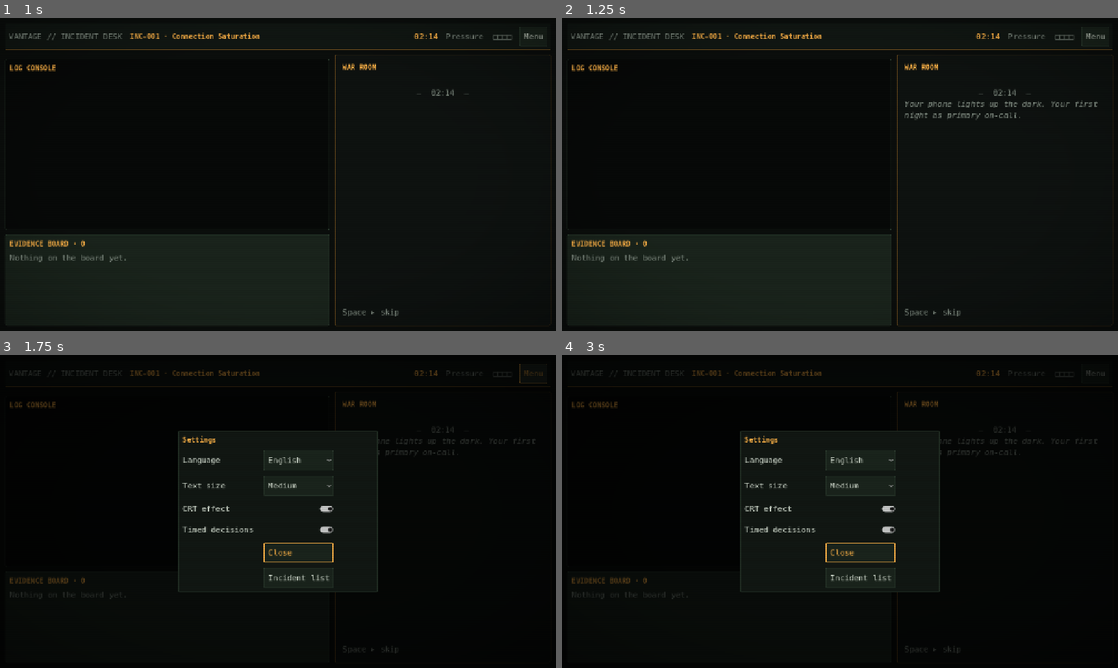
Above: before the commit, frames 1-4 (two rows, left to right).
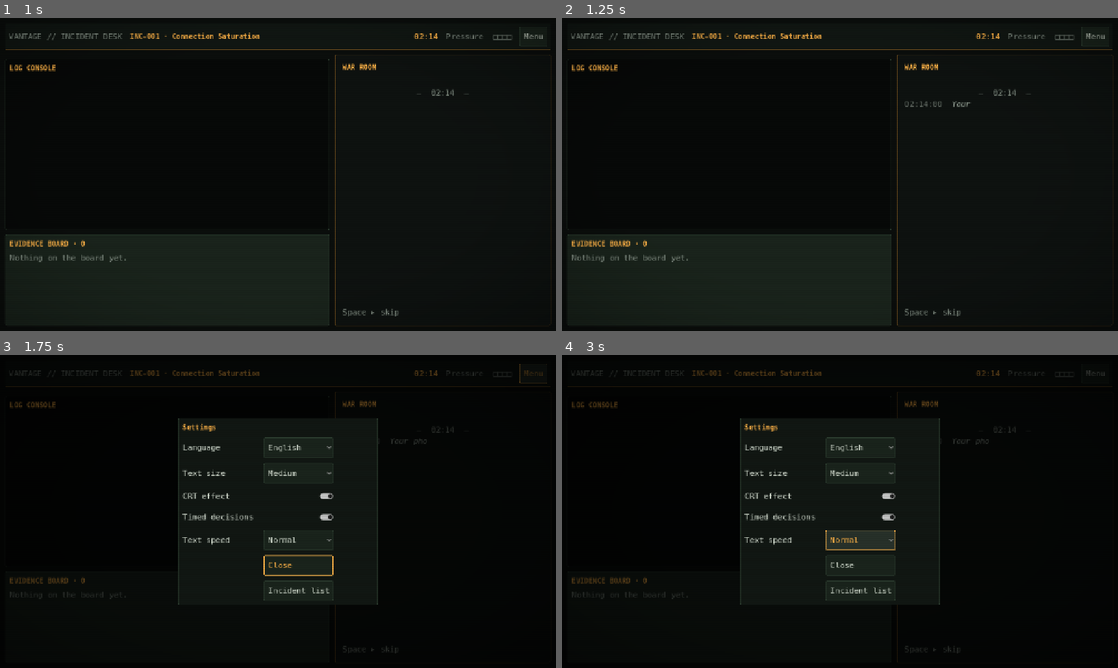
Above: after the commit, the same moments.

Repository: Seunghyun0606/orpheus-project
Game: Godot game, scene res://scenes/main.tscn
Same seed, same stepped clock (60 frames per second), same inputs: the game is played once before the commit and once after it.
Inputs (mouse positions are in pixels of both pictures, inside the frame that each line leads up to):
- Up to frame 1 (1 s): click "▸ Begin INC-001 · Connection …" at 0.5 s
- Up to frame 2 (1.25 s): no input
- Up to frame 3 (1.75 s): click "Menu" at 1.25 s
- Up to frame 4 (3 s): click (862, 539) at 2 s, where only the run after the commit has a clickable "Normal"; click (862, 539) at 2.75 s, where only the run after the commit has a clickable "Normal"

Frame 1 is identical in both runs. In frame 2, 0.5% of the frame differs, in the area x 61-97%, y 26-33%; in frame 3, 2.3%; in frame 4, 2.6%, in the area x 32-97%, y 20-80%.

Commit message:
feat(godot): typed dialogue with an in-world clock; finished incidents become read-only records
Dialogue and log lines are typed out (text speed setting: normal, fast,
instant) and stamped with an in-world time derived from the feed. Campaign
progress now keeps each finished incident's record (entry carry + inputs)
and the incident in progress: a finished incident cannot be replayed and
opens as a read-only record of its messages and choices, and leaving
mid-incident resumes where it was left. Start over needs a second press.

Co-Authored-By: Claude Opus 5.5 <noreply@anthropic.com>

Diff:
--- a/godot/scripts/story/progress.gd
+++ b/godot/scripts/story/progress.gd
@@ -1,13 +1,21 @@
 extends RefCounted
-## Campaign progress: what each finished episode hands to the next one.
+## Campaign progress (DEC-072).
 ##
-## An episode starts with the carry its predecessor (in index order) ended
-## with, so replaying INC-001 changes how INC-002 opens. The save is just those
-## carries; episodes themselves are replayed from their data.
+## - `after[id]`: the carry an episode ended with; the next episode starts from it.
+## - `records[id]`: how a finished episode was played (entry carry + inputs). A
+##   finished episode is never played again; its record replays read-only.
+## - `current`: the episode in progress (entry carry + inputs so far), so leaving
+##   mid-incident resumes at the same point instead of starting over.
+## The runner is deterministic, so carries and inputs reproduce every state.
+## These functions only change the dictionary; the caller decides when to save.
 
 const StoryRunner := preload("res://scripts/story/story_runner.gd")
 const Library := preload("res://scripts/story/episode_library.gd")
 const PATH := "user://campaign.json"
+
+
+static func empty() -> Dictionary:
+	return {"after": {}, "records": {}, "current": null}
 
 
 static func load_progress() -> Dictionary:
@@ -15,7 +23,11 @@
 	if FileAccess.file_exists(PATH):
 		progress = Library.normalize(JSON.parse_string(FileAccess.get_file_as_string(PATH)))
 	if not (progress is Dictionary and progress.get("after") is Dictionary):
-		progress = {"after": {}}
+		return empty()
+	if not progress.get("records") is Dictionary:
+		progress["records"] = {}
+	if not progress.has("current"):
+		progress["current"] = null
 	return progress
 
 
@@ -23,12 +35,6 @@
 	var file := FileAccess.open(PATH, FileAccess.WRITE)
 	if file != null:
 		file.store_string(JSON.stringify(progress, "  ", true))
-
-
-static func reset() -> Dictionary:
-	var progress := {"after": {}}
-	save_progress(progress)
-	return progress
 
 
 static func _previous(id: String) -> String:
@@ -58,11 +64,28 @@
 	return progress["after"].has(id)
 
 
+static func in_progress(progress: Dictionary, id: String) -> bool:
+	var current: Variant = progress.get("current")
+	return current is Dictionary and current["id"] == id
+
+
 static func carry_for(progress: Dictionary, id: String) -> Dictionary:
 	var previous := _previous(id)
 	if previous != "" and progress["after"].has(previous):
 		return progress["after"][previous]
 	return StoryRunner.empty_carry()
+
+
+## Starts `id`, or returns the saved run when it was left mid-incident.
+static func begin(progress: Dictionary, id: String, carry: Dictionary) -> Dictionary:
+	if not in_progress(progress, id):
+		progress["current"] = {"id": id, "carry": carry, "inputs": []}
+	return progress["current"]
+
+
+static func log_input(progress: Dictionary, input: Dictionary) -> void:
+	if progress.get("current") is Dictionary:
+		progress["current"]["inputs"].append(input)
 
 
 static func finish(progress: Dictionary, id: String, state: Dictionary) -> void:
@@ -71,4 +94,18 @@
 		"alignment": state["alignment"].duplicate(),
 		"flags": state["flags"].duplicate(),
 	}
-	save_progress(progress)
+	if in_progress(progress, id):
+		progress["records"][id] = progress["current"]
+		progress["current"] = null
+
+
+## Replays a run (entry carry + inputs) to its current state.
+static func replay(episode: Dictionary, run: Dictionary) -> Dictionary:
+	var state := StoryRunner.start_episode(episode, run["carry"])
+	for input in run["inputs"]:
+		var result := StoryRunner.apply_input(episode, state, input)
+		if result["error"] != "":
+			push_warning("Saved input no longer applies: %s" % result["error"])
+			break
+		state = result["state"]
+	return state
--- a/godot/scripts/ui/main.gd
+++ b/godot/scripts/ui/main.gd
@@ -1,9 +1,10 @@
 extends Control
 ## Title screen, episode screen and settings (DEC-072, TASK-038).
 ##
-## The episode screen only renders the runner's feed: entries are revealed one
-## at a time, then the controls for the current scene appear. All story logic
-## lives in story_runner.gd.
+## The episode screen only renders the runner's feed: entries are typed out one
+## at a time with an in-world clock, then the controls for the current scene
+## appear. All story logic lives in story_runner.gd. A finished incident is
+## never played again: choosing it opens its record, read-only.
 ##
 ## Layout references: the dialogue column with numbered choices inline at its
 ## foot (Disco Elysium), the evidence tray of cards picked for a deduction
@@ -13,11 +14,12 @@
 ## Review automation (user args after `--`):
 ##   --episode=INC-001  --play=c,SESSIONS,d:POOL_AT_LIMIT+IDLE_TRANSACTIONS
 ##   --lang=ko|en  --flags=FLAG+FLAG  --select=ID+ID  --settings  --wait=<seconds>
-##   --shot=<png path>
+##   --reenter  --shot=<png path>
 ## `c` continues, `t` lets the timer run out, `d:A+B` deduces, anything else
 ## chooses that option. --flags enters the episode with those campaign flags set
 ## (saved progress is never touched while capturing). --wait lets the reveal run in real time before the
-## capture. With --shot the screen is captured and the game quits.
+## capture. --reenter leaves and picks the incident again (record or resume).
+## With --shot the screen is captured and the game quits.
 
 const StoryRunner := preload("res://scripts/story/story_runner.gd")
 const Library := preload("res://scripts/story/episode_library.gd")
@@ -27,9 +29,16 @@
 const Progress := preload("res://scripts/story/progress.gd")
 const CRT_SHADER := preload("res://shaders/crt.gdshader")
 
+## Pause after each entry has finished typing.
 const REVEAL_DELAY := {
-	"scene": 0.5, "narrate": 0.9, "line": 0.8, "log": 0.35, "metric": 0.3,
-	"evidence": 0.6, "choice": 0.4, "deduction": 0.6,
+	"scene": 0.35, "narrate": 0.45, "line": 0.4, "log": 0.15, "metric": 0.25,
+	"evidence": 0.35, "choice": 0.3, "deduction": 0.4,
+}
+## In-world seconds each kind of entry takes; scene titles that read as a time
+## of day (e.g. "02:14") set the clock.
+const CLOCK_ADVANCE := {
+	"scene": 0, "narrate": 14, "line": 19, "log": 3, "metric": 2,
+	"evidence": 5, "choice": 24, "deduction": 31,
 }
 
 var screen: Control
@@ -44,6 +53,15 @@
 var timer_total := 0.0
 var picks: Array = []
 var shown_entries := 0
+## Clock stamp ("02:14:09") of each feed entry.
+var entry_times := PackedStringArray()
+## The label being typed into, and how far.
+var typing_label: RichTextLabel
+var typing_pos := 0.0
+var typing_end := 0
+## Showing a finished incident's record: nothing can be chosen.
+var viewing_record := false
+var restart_armed := false
 
 # Episode screen widgets.
 var feed: RichTextLabel
@@ -79,7 +97,7 @@
 		review_flags[flag] = true
 	reviewing = args.has("shot")
 	if reviewing:
-		progress = {"after": {}}
+		progress = Progress.empty()
 	if args.has("lang"):
 		Settings.language = args["lang"]
 	_apply_settings()
@@ -117,6 +135,8 @@
 	state = {}
 	pending.clear()
 	timer_left = -1.0
+	restart_armed = false
+	viewing_record = false
 	var root := _margin(56)
 	var columns := HBoxContainer.new()
 	columns.add_theme_constant_override("separation", 48)
@@ -144,7 +164,13 @@
 	if not progress["after"].is_empty():
 		var restart := _button(UiText.t("restart"))
 		restart.pressed.connect(func() -> void:
-			progress = Progress.reset()
+			if not restart_armed:
+				restart_armed = true
+				restart.text = UiText.t("confirm_restart")
+				return
+			restart_armed = false
+			progress = Progress.empty()
+			_save_progress()
 			_show_title()
 		)
 		left.add_child(restart)
@@ -181,6 +207,10 @@
 			list.add_child(_label("%s  %s" % [UiText.t("act") % act, act_name], "DimLabel", false))
 		var mark: String = "✓" if Progress.is_finished(progress, id) else ("▸" if unlocked else "·")
 		var title: String = tr(entry["title"]) if unlocked else UiText.t("locked")
+		if Progress.is_finished(progress, id):
+			title += "   · " + UiText.t("record")
+		elif Progress.in_progress(progress, id):
+			title += "   · " + UiText.t("in_progress")
 		var button := _button("%s  %s   %s" % [mark, id, title])
 		button.disabled = not unlocked
 		button.pressed.connect(_start_episode.bind(id))
@@ -196,11 +226,46 @@
 		push_error("Episode %s is missing; run npm run godot:export." % id)
 		_show_title()
 		return
+	if Progress.is_finished(progress, id):
+		_show_record(id)
+		return
+	viewing_record = false
 	var carry: Dictionary = Progress.carry_for(progress, id).duplicate(true)
 	carry["flags"].merge(review_flags, true)
-	state = StoryRunner.start_episode(episode, carry)
+	var run := Progress.begin(progress, id, carry)
+	_save_progress()
+	state = Progress.replay(episode, run)
 	_build_episode_screen()
-	_queue_new_entries()
+	if run["inputs"].is_empty():
+		_queue_new_entries()
+	else:
+		# Resumed mid-incident: what already happened is shown at once.
+		_show_all_entries()
+		_show_controls()
+
+
+## A finished incident, replayed from its record: every message and choice,
+## nothing to choose.
+func _show_record(id: String) -> void:
+	viewing_record = true
+	var record: Variant = progress["records"].get(id)
+	if record is Dictionary:
+		state = Progress.replay(episode, record)
+	else:
+		state = StoryRunner.start_episode(episode, Progress.carry_for(progress, id))
+		state["sceneId"] = null
+		state["feed"] = []
+	_build_episode_screen()
+	_show_all_entries()
+	_show_controls()
+	if not record is Dictionary:
+		controls.add_child(_label(UiText.t("no_record"), "DimLabel"))
+		controls.move_child(controls.get_child(controls.get_child_count() - 1), 1)
+
+
+func _save_progress() -> void:
+	if not reviewing:
+		Progress.save_progress(progress)
 
 
 ## Top bar over two columns: the ops desk (metric tiles, log console and the
@@ -314,7 +379,9 @@
 
 func _queue_new_entries() -> void:
 	var entries: Array = state["feed"]
-	pending.append_array(entries.slice(shown_entries))
+	entry_times = _clock_times(entries)
+	for i in range(shown_entries, entries.size()):
+		pending.append(i)
 	shown_entries = entries.size()
 	reveal_wait = 0.15
 	_clear_controls()
@@ -325,13 +392,20 @@
 func _process(delta: float) -> void:
 	if settings_layer != null:
 		return
+	if typing_label != null:
+		typing_pos += delta * Settings.TYPING_CPS[Settings.text_speed]
+		if typing_pos >= typing_end:
+			_finish_typing()
+		else:
+			typing_label.visible_characters = int(typing_pos)
+		return
 	if not pending.is_empty():
 		reveal_wait -= delta
-		while reveal_wait <= 0.0 and not pending.is_empty():
-			var entry: Dictionary = pending.pop_front()
-			_render_entry(entry)
-			reveal_wait += REVEAL_DELAY.get(entry["kind"], 0.5)
-		if pending.is_empty():
+		while reveal_wait <= 0.0 and not pending.is_empty() and typing_label == null:
+			var index: int = pending.pop_front()
+			_render_entry(index, true)
+			reveal_wait = REVEAL_DELAY.get(state["feed"][index]["kind"], 0.4)
+		if pending.is_empty() and typing_label == null:
 			_show_controls()
 	elif timer_left > 0.0:
 		timer_left -= delta
@@ -342,12 +416,70 @@
 
 
 func _skip_reveal() -> void:
-	if pending.is_empty():
-		return
-	for entry in pending:
-		_render_entry(entry)
+	if pending.is_empty() and typing_label == null:
+		return
+	_finish_typing()
+	for index in pending:
+		_render_entry(index, false)
 	pending.clear()
 	_show_controls()
+
+
+func _finish_typing() -> void:
+	if typing_label != null:
+		typing_label.visible_characters = -1
+	typing_label = null
+
+
+## Renders the whole feed at once (resume, record, language change).
+func _show_all_entries() -> void:
+	var entries: Array = state["feed"]
+	entry_times = _clock_times(entries)
+	for i in entries.size():
+		_render_entry(i, false)
+	shown_entries = entries.size()
+	pending.clear()
+
+
+## Starts typing what was just appended to `label` from character `start`.
+func _type(label: RichTextLabel, start: int, animate: bool) -> void:
+	if not animate or Settings.TYPING_CPS[Settings.text_speed] <= 0.0:
+		return
+	typing_label = label
+	typing_pos = start
+	typing_end = label.get_total_character_count()
+	label.visible_characters = start
+
+
+## The in-world time of every feed entry: starts at the episode's first
+## time-of-day scene title and moves on by what each entry takes.
+func _clock_times(entries: Array) -> PackedStringArray:
+	var clock := -1
+	for scene in episode["scenes"]:
+		clock = _time_of_day(scene.get("title", ""))
+		if clock >= 0:
+			break
+	if clock < 0:
+		clock = 2 * 3600
+	var times := PackedStringArray()
+	for entry in entries:
+		if entry["kind"] == "scene":
+			var at := _time_of_day(StoryRunner.find_scene(episode, entry["sceneId"]).get("title", ""))
+			if at >= 0:
+				if at < clock and clock - at > 6 * 3600:
+					at += 24 * 3600
+				clock = maxi(clock, at)
+		var seconds := clock % (24 * 3600)
+		times.append("%02d:%02d:%02d" % [seconds / 3600, (seconds / 60) % 60, seconds % 60])
+		clock += CLOCK_ADVANCE.get(entry["kind"], 5)
+	return times
+
+
+func _time_of_day(text: String) -> int:
+	var parts := text.split(":")
+	if parts.size() != 2 or not parts[0].is_valid_int() or not parts[1].is_valid_int():
+		return -1
+	return int(parts[0]) * 3600 + int(parts[1]) * 60
 
 
 func _on_feed_input(event: InputEvent) -> void:
@@ -366,7 +498,7 @@
 			_open_settings()
 	elif settings_layer != null or episode.is_empty():
 		return
-	elif key == KEY_SPACE and not pending.is_empty():
+	elif key == KEY_SPACE and (not pending.is_empty() or typing_label != null):
 		_skip_reveal()
 	elif key >= KEY_1 and key <= KEY_9 and pending.is_empty():
 		var index := key - KEY_1
@@ -377,8 +509,11 @@
 	get_viewport().set_input_as_handled()
 
 
-func _render_entry(entry: Dictionary) -> void:
+func _render_entry(index: int, animate: bool) -> void:
+	var entry: Dictionary = state["feed"][index]
 	var dim := ThemeBuilder.DIM.to_html(false)
+	var stamp := "[color=#%s]%s[/color]  " % [ThemeBuilder.DIM.darkened(0.25).to_html(false), entry_times[index]]
+	var start := 0
 	var amber := ThemeBuilder.AMBER.to_html(false)
 	var green := ThemeBuilder.GREEN.to_html(false)
 	var cyan := ThemeBuilder.CYAN.to_html(false)
@@ -389,22 +524,35 @@
 				scene_label.text = tr(scene["title"])
 				feed.append_text("\n[center][color=#%s]—  %s  —[/color][/center]\n" % [dim, _esc(tr(scene["title"]))])
 		"narrate":
+			feed.append_text(stamp)
+			start = feed.get_total_character_count()
 			feed.append_text("[color=#%s][i]%s[/i][/color]\n\n" % [dim, _esc(tr(entry["text"]))])
+			_type(feed, start, animate)
 		"line":
 			var voice := _voice_color(entry["speaker"], cyan)
-			feed.append_text("[color=#%s][b]%s[/b][/color] — %s\n\n" % [voice, _esc(_speaker(entry["speaker"]).to_upper()), _esc(tr(entry["text"]))])
+			feed.append_text(stamp + "[color=#%s][b]%s[/b][/color] — " % [voice, _esc(_speaker(entry["speaker"]).to_upper())])
+			start = feed.get_total_character_count()
+			feed.append_text("%s\n\n" % _esc(tr(entry["text"])))
+			_type(feed, start, animate)
 		"log":
+			logs.append_text(stamp)
+			start = logs.get_total_character_count()
 			logs.append_text("[color=#%s]$ %s[/color]\n" % [green, _esc(tr(entry["text"]))])
+			_type(logs, start, animate)
 		"metric":
 			_set_metric(entry)
 		"evidence":
 			var item := _evidence(entry["id"])
+			feed.append_text(stamp)
+			start = feed.get_total_character_count()
 			feed.append_text("[color=#%s]■ %s — %s[/color]\n\n" % [amber, UiText.t("evidence_added"), _esc(tr(item["title"]))])
+			_type(feed, start, animate)
 			_add_card(item)
 		"choice":
 			var scene := StoryRunner.find_scene(episode, entry["sceneId"])
 			var option := StoryRunner._option(scene, entry["optionId"])
 			var late: String = "  [color=#%s](%s)[/color]" % [dim, UiText.t("timed_out")] if entry["timedOut"] else ""
+			feed.append_text(stamp)
 			feed.append_text("[color=#%s]▸ %s[/color]%s\n\n" % [amber, _esc(tr(option["text"])), late])
 		"deduction":
 			var titles := []
@@ -412,7 +560,10 @@
 				titles.append(tr(_evidence(id)["title"]))
 			var verdict: String = UiText.t("deduce_right") if entry["correct"] else UiText.t("deduce_wrong")
 			var color := green if entry["correct"] else ThemeBuilder.RED.to_html(false)
+			feed.append_text(stamp)
+			start = feed.get_total_character_count()
 			feed.append_text("[color=#%s]▸ %s\n   %s[/color]\n\n" % [color, _esc(" + ".join(titles)), verdict])
+			_type(feed, start, animate)
 	_update_pressure()
 
 
@@ -434,7 +585,7 @@
 	_clear_controls()
 	var scene := StoryRunner.current_scene(episode, state)
 	_set_tray_selectable(not scene.is_empty() and scene["type"] == "deduction")
-	if scene.is_empty():
+	if scene.is_empty() or viewing_record:
 		_show_summary()
 		return
 	var amber := ThemeBuilder.AMBER.to_html(false)
@@ -529,11 +680,15 @@
 
 
 func _submit(input: Dictionary) -> void:
+	if viewing_record:
+		return
 	timer_left = -1.0
 	var result := StoryRunner.apply_input(episode, state, input)
 	if result["error"] != "":
 		push_warning(result["error"])
 		return
+	Progress.log_input(progress, input)
+	_save_progress()
 	state = result["state"]
 	_queue_new_entries()
 
@@ -576,9 +731,10 @@
 
 
 func _show_summary() -> void:
-	if not reviewing:
+	if not viewing_record and not Progress.is_finished(progress, episode["id"]):
 		Progress.finish(progress, episode["id"], state)
-	scene_label.text = ""
+		_save_progress()
+	scene_label.text = UiText.t("record_title") if viewing_record else ""
 	var ending := _ending()
 	if ending != "":
 		controls.add_child(_label("%s — %s" % [UiText.t("ending"), UiText.t("endings").get(ending, ending)], "TitleLabel", false))
@@ -604,12 +760,11 @@
 	var amber := ThemeBuilder.AMBER.to_html(false)
 	var number := 1
 	var next := Progress.next_episode(episode["id"])
-	if next != "":
+	if next != "" and Progress.is_unlocked(progress, next) and not Progress.is_finished(progress, next):
 		var next_title: String = tr(Library.load_episode(next)["title"])
 		_add_choice("[color=#%s]%d.[/color] %s — %s %s" % [amber, number, UiText.t("next"), next, next_title], _start_episode.bind(next))
 		number += 1
-	_add_choice("[color=#%s]%d.[/color] %s" % [amber, number, UiText.t("replay")], _start_episode.bind(episode["id"]))
-	_add_choice("[color=#%s]%d.[/color] %s" % [amber, number + 1, UiText.t("back")], _show_title)
+	_add_choice("[color=#%s]%d.[/color] %s" % [amber, number, UiText.t("back")], _show_title)
 	_focus_first_choice.call_deferred()
 
 
@@ -753,6 +908,13 @@
 	timer_toggle.button_pressed = Settings.timer
 	timer_toggle.toggled.connect(func(on: bool) -> void: _change_setting("timer", on))
 	grid.add_child(timer_toggle)
+	grid.add_child(_label(UiText.t("text_speed"), "", false))
+	var speeds := OptionButton.new()
+	for name in UiText.t("speeds"):
+		speeds.add_item(name)
+	speeds.selected = Settings.text_speed
+	speeds.item_selected.connect(func(index: int) -> void: _change_setting("text_speed", index))
+	grid.add_child(speeds)
 	grid.add_child(Control.new())
 	var close := _button(UiText.t("close"))
 	close.pressed.connect(_close_settings)
@@ -787,6 +949,8 @@
 			Settings.crt = value
 		"timer":
 			Settings.timer = value
+		"text_speed":
+			Settings.text_speed = value
 	Settings.save_settings()
 	_apply_settings()
 	crt.visible = Settings.crt
@@ -814,11 +978,13 @@
 	var remaining := timer_left
 	var selected := picks.duplicate()
 	var rest := pending.duplicate()
+	_finish_typing()
 	_build_episode_screen()
 	var entries: Array = state["feed"]
+	entry_times = _clock_times(entries)
 	var visible_count := entries.size() - rest.size()
 	for i in visible_count:
-		_render_entry(entries[i])
+		_render_entry(i, false)
 	shown_entries = entries.size()
 	pending = rest
 	if pending.is_empty():
@@ -870,6 +1036,8 @@
 	rich.selection_enabled = false
 	rich.size_flags_vertical = Control.SIZE_EXPAND_FILL
 	rich.auto_translate_mode = Node.AUTO_TRANSLATE_MODE_DISABLED
+	# Lay the whole line out first so typed words don't jump between lines.
+	rich.visible_characters_behavior = TextServer.VC_CHARS_AFTER_SHAPING
 	return rich
 
 
@@ -948,6 +1116,13 @@
 		_submit(input)
 	if not args.has("wait"):
 		_skip_reveal()
+	if args.has("reenter"):
+		# Leave and choose the incident again: a finished one opens its record,
+		# an unfinished one resumes where it was left.
+		var id: String = episode["id"]
+		_show_title()
+		_start_episode(id)
+		_skip_reveal()
 	for id in args.get("select", "").split("+", false):
 		_toggle_pick(id)
 	if args.has("settings"):
--- a/godot/scripts/ui/settings.gd
+++ b/godot/scripts/ui/settings.gd
@@ -10,6 +10,9 @@
 static var crt := true
 ## Decision timers are on by default (DEC-072) and can be turned off here.
 static var timer := true
+## Typing speed of the dialogue and log text: 0 normal, 1 fast, 2 instant.
+static var text_speed := 0
+const TYPING_CPS := [38.0, 110.0, 0.0]
 
 
 static func load_settings() -> void:
@@ -19,6 +22,7 @@
 		text_size = clampi(cfg.get_value("display", "text_size", 1), 0, 2)
 		crt = cfg.get_value("display", "crt", true)
 		timer = cfg.get_value("play", "timer", true)
+		text_speed = clampi(cfg.get_value("display", "text_speed", 0), 0, 2)
 	if not LANGUAGES.has(language):
 		language = "ko" if OS.get_locale_language() == "ko" else "en"
 
@@ -29,4 +33,5 @@
 	cfg.set_value("display", "text_size", text_size)
 	cfg.set_value("display", "crt", crt)
 	cfg.set_value("play", "timer", timer)
+	cfg.set_value("display", "text_speed", text_speed)
 	cfg.save(PATH)
--- a/godot/scripts/ui/ui_text.gd
+++ b/godot/scripts/ui/ui_text.gd
@@ -51,6 +51,13 @@
 		"sizes": ["Small", "Medium", "Large"],
 		"crt": "CRT effect",
 		"timer": "Timed decisions",
+		"text_speed": "Text speed",
+		"speeds": ["Normal", "Fast", "Instant"],
+		"record": "record",
+		"in_progress": "in progress",
+		"record_title": "Incident record",
+		"no_record": "This incident was finished before records were kept.",
+		"confirm_restart": "Erase every record and start over? Press again to confirm.",
 		"close": "Close",
 		"values": {
 			"publicInterest": "Public interest",
@@ -110,6 +117,13 @@
 		"sizes": ["작게", "보통", "크게"],
 		"crt": "CRT 효과",
 		"timer": "결단 제한 시간",
+		"text_speed": "글자 속도",
+		"speeds": ["보통", "빠름", "즉시"],
+		"record": "기록",
+		"in_progress": "진행 중",
+		"record_title": "인시던트 기록",
+		"no_record": "기록을 남기기 전에 끝낸 인시던트입니다.",
+		"confirm_restart": "모든 기록을 지우고 처음부터 할까요? 한 번 더 누르면 지워집니다.",
 		"close": "닫기",
 		"values": {
 			"publicInterest": "공익",
Not shown, changed: specs/architecture/story-episode-format.md
